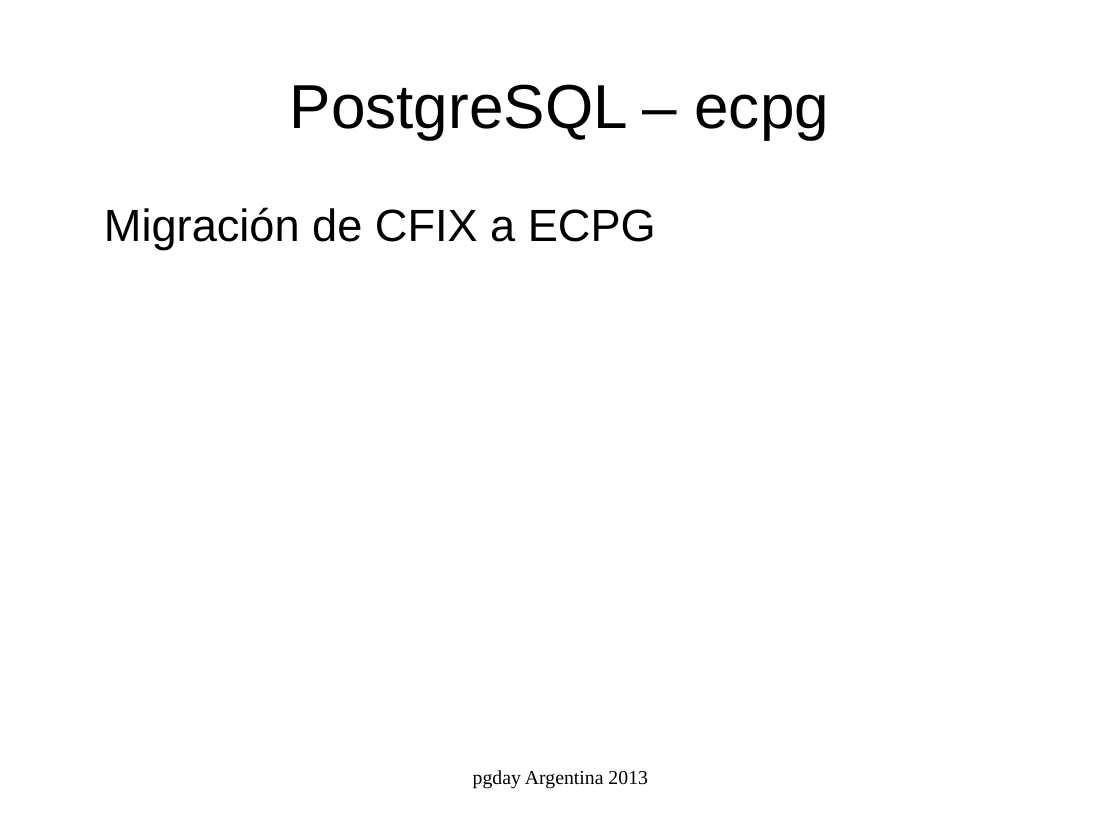
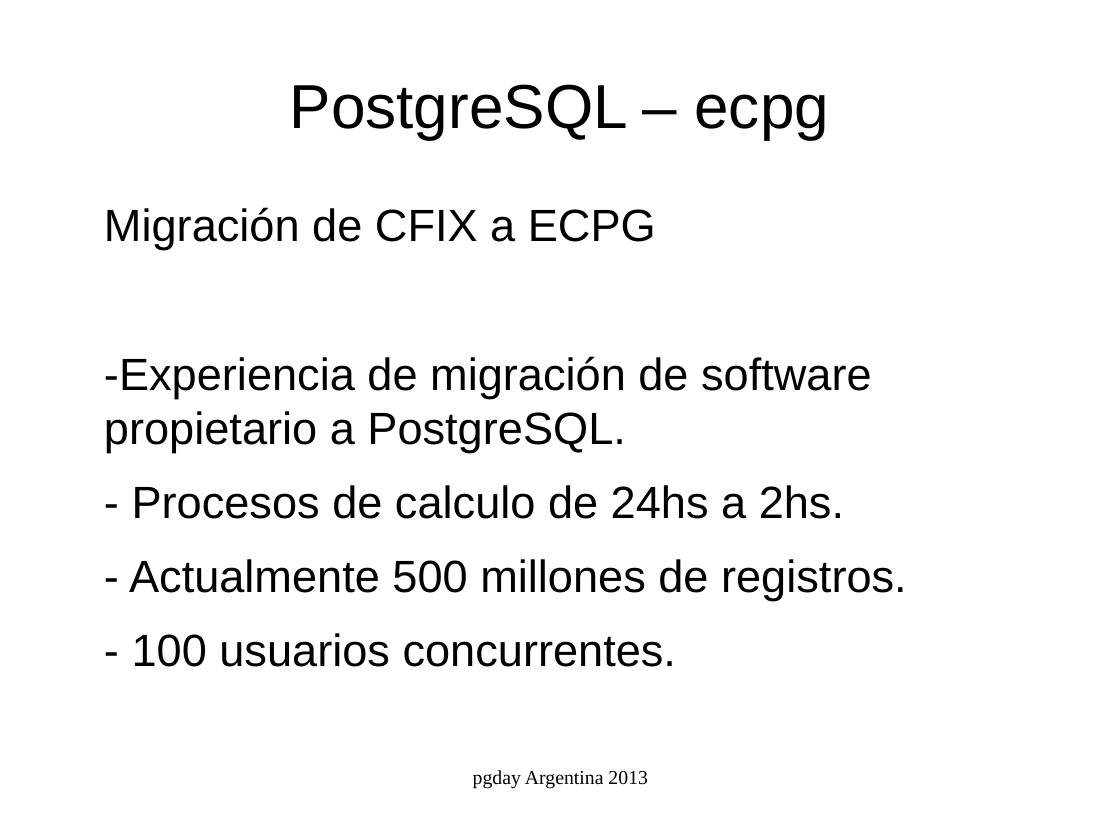
Before and after one commit to marcelorauldiaz/pgday_ecpg, a slide deck: slide 10 of ecpg.odp. Drawn at 1120x840 pixels with LibreOffice and Linux fonts; fonts in the diff are those of the drawing. Boxes give left, top, right and bottom in pixels: in the first picture for what was removed or moved away, otherwise in the second. Text is boxed around its words. In the diff, an @@ line names an element or a change of style, - is before the commit and + after.

```diff
--- a/ecpg.odp
+++ b/ecpg.odp
@@ text at (x1=104, y1=356, x2=907, y2=667): paragraphs added @@
+-Experiencia de migración de software propietario a PostgreSQL.
+- Procesos de calculo de 24hs a 2hs.
+- Actualmente 500 millones de registros.
+- 100 usuarios concurrentes.
```
Also in this commit, not shown: 3 other slides changed.
